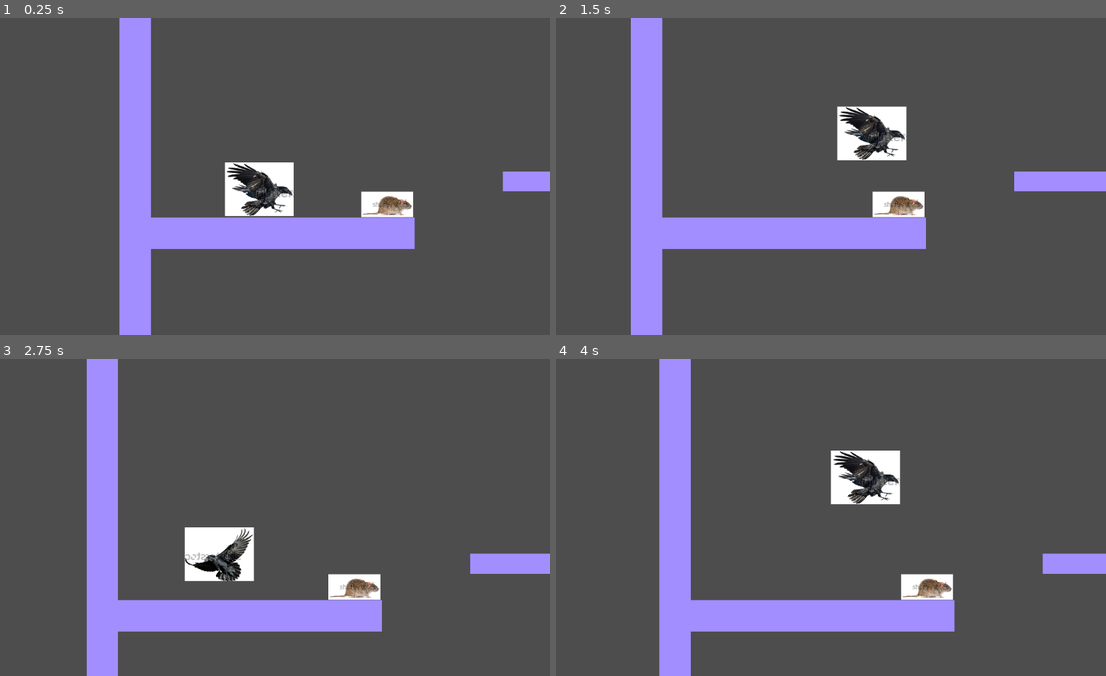
Above: before the commit, frames 1-4 (two rows, left to right).
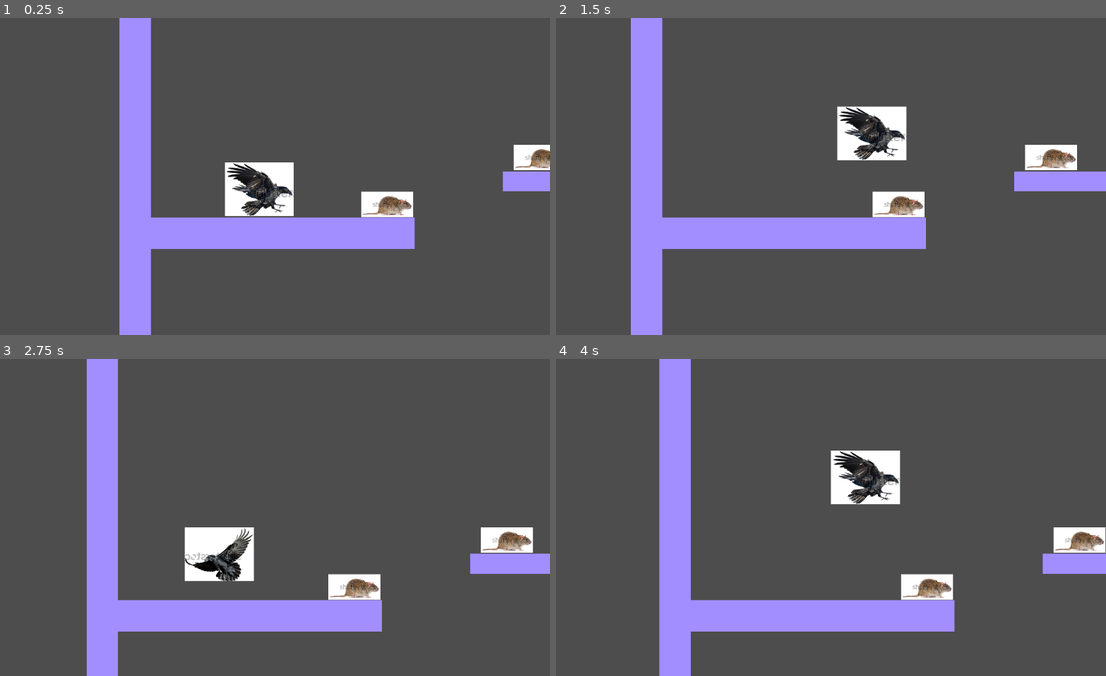
Above: after the commit, the same moments.

Repository: stellarinrin/skong_crow
Game: Godot game, scene res://levels/sandbox.tscn
The game is run twice, just before and just after one commit, with the same random seed, the same clock (stepped at 60 frames per second) and the same inputs.
Inputs:
- Up to frame 1 (0.25 s): no input
- Up to frame 2 (1.5 s): hold Right (ui_right) from 0.53 s (still down); tap X (attack) at 0.6, 1.35 s; tap Z (jump) at 0.77 s
- Up to frame 3 (2.75 s): tap Z (jump) at 1.52 s; release Right (ui_right) at 2.03 s; hold Left (ui_left) from 2.03 s (still down); tap C (dash) at 2.1 s; tap X (attack) at 2.3 s
- Up to frame 4 (4 s): release Left (ui_left) at 2.78 s; hold Right (ui_right) from 2.78 s (still down); tap X (attack) at 2.85, 3.6 s; tap Z (jump) at 3.02, 3.77 s

The runs differ from the first frame. In frame 1, 0.5% of the frame differs, in the area x 93-100%, y 40-48%; in frame 2, 0.7%; in frame 3, 0.7%; in frame 4, 0.8%, in the area x 90-100%, y 53-62%.

Commit message:
Fix hitboxes and attacks

Diff:
--- a/skong-crow/levels/sandbox.tscn
+++ b/skong-crow/levels/sandbox.tscn
@@ -9,9 +9,6 @@
 [node name="BasicPlatform" parent="." instance=ExtResource("1_whpuv")]
 position = Vector2(280, 487)
 scale = Vector2(8.409793, 1)
-
-[node name="Crow" parent="." instance=ExtResource("2_85hcc")]
-position = Vector2(249, 371)
 
 [node name="BasicPlatform2" parent="." instance=ExtResource("1_whpuv")]
 position = Vector2(825, 381)
@@ -34,3 +31,18 @@
 
 [node name="Rat" parent="." instance=ExtResource("3_85hcc")]
 position = Vector2(493, 428)
+
+[node name="Crow" parent="." instance=ExtResource("2_85hcc")]
+position = Vector2(249, 371)
+
+[node name="Rat2" parent="." instance=ExtResource("3_85hcc")]
+position = Vector2(804, 332)
+
+[node name="Rat3" parent="." instance=ExtResource("3_85hcc")]
+position = Vector2(1156, 501)
+
+[node name="Rat4" parent="." instance=ExtResource("3_85hcc")]
+position = Vector2(92, 1329)
+
+[node name="Rat5" parent="." instance=ExtResource("3_85hcc")]
+position = Vector2(459, 857)
--- /dev/null
+++ b/skong-crow/mobs/rat.gd
@@ -0,0 +1,8 @@
+extends CharacterBody2D
+
+func _physics_process(delta: float) -> void:
+	pass
+
+func _on_hurtbox_2d_damaged(damage: float) -> void:
+	await get_tree().create_timer(.2).timeout
+	queue_free()
--- a/skong-crow/mobs/rat.tscn
+++ b/skong-crow/mobs/rat.tscn
@@ -1,19 +1,31 @@
-[gd_scene load_steps=7 format=3 uid="uid://cb4jlyatoqdjb"]
+[gd_scene load_steps=12 format=3 uid="uid://cb4jlyatoqdjb"]
 
+[ext_resource type="Script" uid="uid://ckyff0762c12" path="res://mobs/rat.gd" id="1_0dq7y"]
 [ext_resource type="Texture2D" uid="uid://dqrwv7qofnfc3" path="res://visual_assets/rat_stock1.png" id="1_f0x2r"]
 [ext_resource type="Script" uid="uid://42l3p3sww3l3" path="res://scripts/hitbox_2D.gd" id="2_wq5w1"]
 [ext_resource type="Script" uid="uid://cia2wkk7hcbn8" path="res://scripts/hurtbox_2D.gd" id="3_0dq7y"]
+[ext_resource type="Script" uid="uid://cygpm5ig0qll2" path="res://resources/hitbox_data.gd" id="4_nsx1w"]
+[ext_resource type="Script" uid="uid://c7a3kuwd5uo7b" path="res://resources/hurtbox_data.gd" id="6_tahb6"]
 
 [sub_resource type="RectangleShape2D" id="RectangleShape2D_t5v8o"]
 size = Vector2(69, 42)
 
+[sub_resource type="Resource" id="Resource_b3l8q"]
+script = ExtResource("4_nsx1w")
+metadata/_custom_type_script = "uid://cygpm5ig0qll2"
+
 [sub_resource type="RectangleShape2D" id="RectangleShape2D_cwmpv"]
 size = Vector2(71, 49.5)
+
+[sub_resource type="Resource" id="Resource_av6dy"]
+script = ExtResource("6_tahb6")
+metadata/_custom_type_script = "uid://c7a3kuwd5uo7b"
 
 [sub_resource type="RectangleShape2D" id="RectangleShape2D_nsx1w"]
 size = Vector2(74, 47)
 
 [node name="Rat" type="CharacterBody2D"]
+script = ExtResource("1_0dq7y")
 
 [node name="Sprite2D" type="Sprite2D" parent="."]
 scale = Vector2(0.1595092, 0.1595092)
@@ -27,6 +39,7 @@
 collision_layer = 0
 collision_mask = 2
 script = ExtResource("2_wq5w1")
+hitbox_data = SubResource("Resource_b3l8q")
 
 [node name="CollisionShape2D" type="CollisionShape2D" parent="Hitbox2D"]
 position = Vector2(102, 0)
@@ -39,8 +52,12 @@
 collision_mask = 0
 monitoring = false
 script = ExtResource("3_0dq7y")
+hurtbox_data = SubResource("Resource_av6dy")
 
 [node name="CollisionShape2D" type="CollisionShape2D" parent="Hurtbox2D"]
 position = Vector2(15, 1.5)
 shape = SubResource("RectangleShape2D_nsx1w")
 debug_color = Color(0, 0.6359856, 0.4143833, 0.41960785)
+
+[connection signal="area_entered" from="Hitbox2D" to="Hitbox2D" method="_on_area_entered"]
+[connection signal="damaged" from="Hurtbox2D" to="." method="_on_hurtbox_2d_damaged"]
--- a/skong-crow/player/crow.gd
+++ b/skong-crow/player/crow.gd
@@ -22,6 +22,9 @@
 
 var is_facing_left: bool = false
 var is_clinging: bool = false
+var attack_frames: int = 4
+var attack_frame_count: int = 0
+var is_attacking: bool = false
 
 func _physics_process(delta: float) -> void:
 	handle_input()
@@ -29,6 +32,12 @@
 	velocity.y += gravity
 
 func handle_input() -> void:
+	if is_attacking and attack_frame_count < attack_frames:
+		attack_frame_count += 1
+	else:
+		is_attacking = false
+		attack_frame_count = 0
+
 	#Horizontal Movement
 	var direction = Input.get_axis("ui_left","ui_right")
 
@@ -89,19 +98,26 @@
 		movement_animations.play("glide")
 
 	#Attack
-	if Input.is_action_pressed("ui_up") \
-			and Input.is_action_just_pressed("attack"):
-		attack_animations.play("peck_up")
-	elif Input.is_action_pressed("ui_down") and not is_on_floor() \
-			and not is_on_wall() and Input.is_action_just_pressed("attack"):
-		attack_animations.play("scratch_down")
-	elif Input.is_action_just_pressed("attack") and not is_on_floor() \
-			and not is_on_wall():
-		attack_animations.play("scratch")
-	elif Input.is_action_just_pressed("attack") and is_on_floor():
-		attack_animations.play("peck")
+	if is_attacking:
+		pass
 	else:
-		attack_animations.play("RESET")
+		if Input.is_action_pressed("ui_up") \
+				and Input.is_action_just_pressed("attack"):
+			is_attacking = true
+			attack_animations.play("peck_up")
+		elif Input.is_action_pressed("ui_down") and not is_on_floor() \
+				and not is_on_wall() and Input.is_action_just_pressed("attack"):
+			is_attacking = true
+			attack_animations.play("scratch_down")
+		elif Input.is_action_just_pressed("attack") and not is_on_floor() \
+				and not is_on_wall():
+			is_attacking = true
+			attack_animations.play("scratch")
+		elif Input.is_action_just_pressed("attack") and is_on_floor():
+			is_attacking = true
+			attack_animations.play("peck")
+		else:
+			attack_animations.play("RESET")
 
 	if direction > 0:
 		if not is_facing_left:
--- a/skong-crow/player/crow.tscn
+++ b/skong-crow/player/crow.tscn
@@ -6,59 +6,11 @@
 [ext_resource type="Texture2D" uid="uid://cdieknbdp30pt" path="res://visual_assets/crow_stock3.png" id="4_wpbeh"]
 [ext_resource type="Script" uid="uid://42l3p3sww3l3" path="res://scripts/hitbox_2D.gd" id="5_0v2il"]
 [ext_resource type="Script" uid="uid://cia2wkk7hcbn8" path="res://scripts/hurtbox_2D.gd" id="6_3v3kk"]
+[ext_resource type="Script" uid="uid://cygpm5ig0qll2" path="res://resources/hitbox_data.gd" id="6_p3knt"]
+[ext_resource type="Script" uid="uid://c7a3kuwd5uo7b" path="res://resources/hurtbox_data.gd" id="8_miwmu"]
 
 [sub_resource type="RectangleShape2D" id="RectangleShape2D_nkqc6"]
 size = Vector2(58, 107)
-
-[sub_resource type="Animation" id="Animation_284o5"]
-resource_name = "face_left"
-length = 0.03333667
-loop_mode = 1
-tracks/0/type = "value"
-tracks/0/imported = false
-tracks/0/enabled = true
-tracks/0/path = NodePath("Sprite2D:texture")
-tracks/0/interp = 1
-tracks/0/loop_wrap = true
-tracks/0/keys = {
-"times": PackedFloat32Array(0),
-"transitions": PackedFloat32Array(1),
-"update": 1,
-"values": [ExtResource("1_7v3a5")]
-}
-
-[sub_resource type="Animation" id="Animation_nkqc6"]
-resource_name = "face_right"
-length = 0.03333667
-loop_mode = 1
-tracks/0/type = "value"
-tracks/0/imported = false
-tracks/0/enabled = true
-tracks/0/path = NodePath("Sprite2D:texture")
-tracks/0/interp = 1
-tracks/0/loop_wrap = true
-tracks/0/keys = {
-"times": PackedFloat32Array(0),
-"transitions": PackedFloat32Array(1),
-"update": 1,
-"values": [ExtResource("3_e4e1c")]
-}
-
-[sub_resource type="Animation" id="Animation_0v2il"]
-length = 0.03333667
-loop_mode = 1
-tracks/0/type = "value"
-tracks/0/imported = false
-tracks/0/enabled = true
-tracks/0/path = NodePath("Sprite2D:texture")
-tracks/0/interp = 1
-tracks/0/loop_wrap = true
-tracks/0/keys = {
-"times": PackedFloat32Array(0),
-"transitions": PackedFloat32Array(1),
-"update": 1,
-"values": [ExtResource("4_wpbeh")]
-}
 
 [sub_resource type="RectangleShape2D" id="RectangleShape2D_p3knt"]
 size = Vector2(78.5, 79.75)
@@ -172,6 +124,56 @@
 "transitions": PackedFloat32Array(1),
 "update": 1,
 "values": [false]
+}
+
+[sub_resource type="Animation" id="Animation_nkqc6"]
+resource_name = "face_right"
+length = 0.03333667
+loop_mode = 1
+tracks/0/type = "value"
+tracks/0/imported = false
+tracks/0/enabled = true
+tracks/0/path = NodePath("Sprite2D:texture")
+tracks/0/interp = 1
+tracks/0/loop_wrap = true
+tracks/0/keys = {
+"times": PackedFloat32Array(0),
+"transitions": PackedFloat32Array(1),
+"update": 1,
+"values": [ExtResource("3_e4e1c")]
+}
+
+[sub_resource type="Animation" id="Animation_0v2il"]
+length = 0.03333667
+loop_mode = 1
+tracks/0/type = "value"
+tracks/0/imported = false
+tracks/0/enabled = true
+tracks/0/path = NodePath("Sprite2D:texture")
+tracks/0/interp = 1
+tracks/0/loop_wrap = true
+tracks/0/keys = {
+"times": PackedFloat32Array(0),
+"transitions": PackedFloat32Array(1),
+"update": 1,
+"values": [ExtResource("4_wpbeh")]
+}
+
+[sub_resource type="Animation" id="Animation_284o5"]
+resource_name = "face_left"
+length = 0.03333667
+loop_mode = 1
+tracks/0/type = "value"
+tracks/0/imported = false
+tracks/0/enabled = true
+tracks/0/path = NodePath("Sprite2D:texture")
+tracks/0/interp = 1
+tracks/0/loop_wrap = true
+tracks/0/keys = {
+"times": PackedFloat32Array(0),
+"transitions": PackedFloat32Array(1),
+"update": 1,
+"values": [ExtResource("1_7v3a5")]
 }
 
 [sub_resource type="Animation" id="Animation_p3knt"]
@@ -397,217 +399,6 @@
 &"scratch_down": SubResource("Animation_1h1hi")
 }
 
-[sub_resource type="Animation" id="Animation_i10m4"]
-resource_name = "peck"
-length = 0.016668335
-loop_mode = 1
-step = 0.016666668
-tracks/0/type = "value"
-tracks/0/imported = false
-tracks/0/enabled = true
-tracks/0/path = NodePath("Hitbox2D/CollisionShape2D:disabled")
-tracks/0/interp = 1
-tracks/0/loop_wrap = true
-tracks/0/keys = {
-"times": PackedFloat32Array(0),
-"transitions": PackedFloat32Array(1),
-"update": 1,
-"values": [false]
-}
-tracks/1/type = "value"
-tracks/1/imported = false
-tracks/1/enabled = true
-tracks/1/path = NodePath("Hitbox2D/CollisionShape2D:shape:size")
-tracks/1/interp = 1
-tracks/1/loop_wrap = true
-tracks/1/keys = {
-"times": PackedFloat32Array(0),
-"transitions": PackedFloat32Array(1),
-"update": 0,
-"values": [Vector2(78.5, 79.75)]
-}
-tracks/2/type = "value"
-tracks/2/imported = false
-tracks/2/enabled = true
-tracks/2/path = NodePath("Hitbox2D/CollisionShape2D:position")
-tracks/2/interp = 1
-tracks/2/loop_wrap = true
-tracks/2/keys = {
-"times": PackedFloat32Array(0),
-"transitions": PackedFloat32Array(1),
-"update": 0,
-"values": [Vector2(98.25, -15.125)]
-}
-tracks/3/type = "value"
-tracks/3/imported = false
-tracks/3/enabled = true
-tracks/3/path = NodePath("Peck:visible")
-tracks/3/interp = 1
-tracks/3/loop_wrap = true
-tracks/3/keys = {
-"times": PackedFloat32Array(0),
-"transitions": PackedFloat32Array(1),
-"update": 1,
-"values": [true]
-}
-
-[sub_resource type="Animation" id="Animation_1no31"]
-resource_name = "peck_up"
-length = 0.03333667
-loop_mode = 1
-tracks/0/type = "value"
-tracks/0/imported = false
-tracks/0/enabled = true
-tracks/0/path = NodePath("Hitbox2D/CollisionShape2D:disabled")
-tracks/0/interp = 1
-tracks/0/loop_wrap = true
-tracks/0/keys = {
-"times": PackedFloat32Array(0),
-"transitions": PackedFloat32Array(1),
-"update": 1,
-"values": [false]
-}
-tracks/1/type = "value"
-tracks/1/imported = false
-tracks/1/enabled = true
-tracks/1/path = NodePath("Hitbox2D/CollisionShape2D:shape")
-tracks/1/interp = 1
-tracks/1/loop_wrap = true
-tracks/1/keys = {
-"times": PackedFloat32Array(0),
-"transitions": PackedFloat32Array(1),
-"update": 1,
-"values": [SubResource("RectangleShape2D_p3knt")]
-}
-tracks/2/type = "value"
-tracks/2/imported = false
-tracks/2/enabled = true
-tracks/2/path = NodePath("Hitbox2D/CollisionShape2D:position")
-tracks/2/interp = 1
-tracks/2/loop_wrap = true
-tracks/2/keys = {
-"times": PackedFloat32Array(0),
-"transitions": PackedFloat32Array(1),
-"update": 0,
-"values": [Vector2(5.25, -93.5)]
-}
-tracks/3/type = "value"
-tracks/3/imported = false
-tracks/3/enabled = true
-tracks/3/path = NodePath("PeckUp:visible")
-tracks/3/interp = 1
-tracks/3/loop_wrap = true
-tracks/3/keys = {
-"times": PackedFloat32Array(0),
-"transitions": PackedFloat32Array(1),
-"update": 1,
-"values": [true]
-}
-
-[sub_resource type="Animation" id="Animation_j85k6"]
-resource_name = "scratch"
-length = 0.03333667
-tracks/0/type = "value"
-tracks/0/imported = false
-tracks/0/enabled = true
-tracks/0/path = NodePath("Hitbox2D/CollisionShape2D:shape:size")
-tracks/0/interp = 1
-tracks/0/loop_wrap = true
-tracks/0/keys = {
-"times": PackedFloat32Array(0),
-"transitions": PackedFloat32Array(1),
-"update": 0,
-"values": [Vector2(82.5, 94)]
-}
-tracks/1/type = "value"
-tracks/1/imported = false
-tracks/1/enabled = true
-tracks/1/path = NodePath("Hitbox2D/CollisionShape2D:position")
-tracks/1/interp = 1
-tracks/1/loop_wrap = true
-tracks/1/keys = {
-"times": PackedFloat32Array(0),
-"transitions": PackedFloat32Array(1),
-"update": 0,
-"values": [Vector2(96.25, 13)]
-}
-tracks/2/type = "value"
-tracks/2/imported = false
-tracks/2/enabled = true
-tracks/2/path = NodePath("Hitbox2D/CollisionShape2D:disabled")
-tracks/2/interp = 1
-tracks/2/loop_wrap = true
-tracks/2/keys = {
-"times": PackedFloat32Array(0),
-"transitions": PackedFloat32Array(1),
-"update": 1,
-"values": [false]
-}
-tracks/3/type = "value"
-tracks/3/imported = false
-tracks/3/enabled = true
-tracks/3/path = NodePath("Scratch:visible")
-tracks/3/interp = 1
-tracks/3/loop_wrap = true
-tracks/3/keys = {
-"times": PackedFloat32Array(0),
-"transitions": PackedFloat32Array(1),
-"update": 1,
-"values": [true]
-}
-
-[sub_resource type="Animation" id="Animation_6m43t"]
-resource_name = "scratch_down"
-length = 0.03333667
-tracks/0/type = "value"
-tracks/0/imported = false
-tracks/0/enabled = true
-tracks/0/path = NodePath("Hitbox2D/CollisionShape2D:shape:size")
-tracks/0/interp = 1
-tracks/0/loop_wrap = true
-tracks/0/keys = {
-"times": PackedFloat32Array(0),
-"transitions": PackedFloat32Array(1),
-"update": 0,
-"values": [Vector2(97, 85.25)]
-}
-tracks/1/type = "value"
-tracks/1/imported = false
-tracks/1/enabled = true
-tracks/1/path = NodePath("Hitbox2D/CollisionShape2D:position")
-tracks/1/interp = 1
-tracks/1/loop_wrap = true
-tracks/1/keys = {
-"times": PackedFloat32Array(0),
-"transitions": PackedFloat32Array(1),
-"update": 0,
-"values": [Vector2(-1.5, 91.625)]
-}
-tracks/2/type = "value"
-tracks/2/imported = false
-tracks/2/enabled = true
-tracks/2/path = NodePath("Hitbox2D/CollisionShape2D:disabled")
-tracks/2/interp = 1
-tracks/2/loop_wrap = true
-tracks/2/keys = {
-"times": PackedFloat32Array(0),
-"transitions": PackedFloat32Array(1),
-"update": 1,
-"values": [false]
-}
-tracks/3/type = "value"
-tracks/3/imported = false
-tracks/3/enabled = true
-tracks/3/path = NodePath("Scratch_Down:visible")
-tracks/3/interp = 1
-tracks/3/loop_wrap = true
-tracks/3/keys = {
-"times": PackedFloat32Array(0),
-"transitions": PackedFloat32Array(1),
-"update": 1,
-"values": [true]
-}
-
 [sub_resource type="Animation" id="Animation_j6f7d"]
 length = 0.001
 tracks/0/type = "value"
@@ -695,6 +486,217 @@
 "values": [false]
 }
 
+[sub_resource type="Animation" id="Animation_i10m4"]
+resource_name = "peck"
+length = 0.016668335
+loop_mode = 1
+step = 0.016666668
+tracks/0/type = "value"
+tracks/0/imported = false
+tracks/0/enabled = true
+tracks/0/path = NodePath("Hitbox2D/CollisionShape2D:disabled")
+tracks/0/interp = 1
+tracks/0/loop_wrap = true
+tracks/0/keys = {
+"times": PackedFloat32Array(0),
+"transitions": PackedFloat32Array(1),
+"update": 1,
+"values": [false]
+}
+tracks/1/type = "value"
+tracks/1/imported = false
+tracks/1/enabled = true
+tracks/1/path = NodePath("Hitbox2D/CollisionShape2D:shape:size")
+tracks/1/interp = 1
+tracks/1/loop_wrap = true
+tracks/1/keys = {
+"times": PackedFloat32Array(0),
+"transitions": PackedFloat32Array(1),
+"update": 0,
+"values": [Vector2(78.5, 79.75)]
+}
+tracks/2/type = "value"
+tracks/2/imported = false
+tracks/2/enabled = true
+tracks/2/path = NodePath("Hitbox2D/CollisionShape2D:position")
+tracks/2/interp = 1
+tracks/2/loop_wrap = true
+tracks/2/keys = {
+"times": PackedFloat32Array(0),
+"transitions": PackedFloat32Array(1),
+"update": 0,
+"values": [Vector2(98.25, -15.125)]
+}
+tracks/3/type = "value"
+tracks/3/imported = false
+tracks/3/enabled = true
+tracks/3/path = NodePath("Peck:visible")
+tracks/3/interp = 1
+tracks/3/loop_wrap = true
+tracks/3/keys = {
+"times": PackedFloat32Array(0),
+"transitions": PackedFloat32Array(1),
+"update": 1,
+"values": [true]
+}
+
+[sub_resource type="Animation" id="Animation_1no31"]
+resource_name = "peck_up"
+length = 0.03333667
+loop_mode = 1
+tracks/0/type = "value"
+tracks/0/imported = false
+tracks/0/enabled = true
+tracks/0/path = NodePath("Hitbox2D/CollisionShape2D:disabled")
+tracks/0/interp = 1
+tracks/0/loop_wrap = true
+tracks/0/keys = {
+"times": PackedFloat32Array(0),
+"transitions": PackedFloat32Array(1),
+"update": 1,
+"values": [false]
+}
+tracks/1/type = "value"
+tracks/1/imported = false
+tracks/1/enabled = true
+tracks/1/path = NodePath("Hitbox2D/CollisionShape2D:shape")
+tracks/1/interp = 1
+tracks/1/loop_wrap = true
+tracks/1/keys = {
+"times": PackedFloat32Array(0),
+"transitions": PackedFloat32Array(1),
+"update": 1,
+"values": [SubResource("RectangleShape2D_p3knt")]
+}
+tracks/2/type = "value"
+tracks/2/imported = false
+tracks/2/enabled = true
+tracks/2/path = NodePath("Hitbox2D/CollisionShape2D:position")
+tracks/2/interp = 1
+tracks/2/loop_wrap = true
+tracks/2/keys = {
+"times": PackedFloat32Array(0),
+"transitions": PackedFloat32Array(1),
+"update": 0,
+"values": [Vector2(5.25, -93.5)]
+}
+tracks/3/type = "value"
+tracks/3/imported = false
+tracks/3/enabled = true
+tracks/3/path = NodePath("PeckUp:visible")
+tracks/3/interp = 1
+tracks/3/loop_wrap = true
+tracks/3/keys = {
+"times": PackedFloat32Array(0),
+"transitions": PackedFloat32Array(1),
+"update": 1,
+"values": [true]
+}
+
+[sub_resource type="Animation" id="Animation_j85k6"]
+resource_name = "scratch"
+length = 0.03333667
+tracks/0/type = "value"
+tracks/0/imported = false
+tracks/0/enabled = true
+tracks/0/path = NodePath("Hitbox2D/CollisionShape2D:shape:size")
+tracks/0/interp = 1
+tracks/0/loop_wrap = true
+tracks/0/keys = {
+"times": PackedFloat32Array(0),
+"transitions": PackedFloat32Array(1),
+"update": 0,
+"values": [Vector2(82.5, 94)]
+}
+tracks/1/type = "value"
+tracks/1/imported = false
+tracks/1/enabled = true
+tracks/1/path = NodePath("Hitbox2D/CollisionShape2D:position")
+tracks/1/interp = 1
+tracks/1/loop_wrap = true
+tracks/1/keys = {
+"times": PackedFloat32Array(0),
+"transitions": PackedFloat32Array(1),
+"update": 0,
+"values": [Vector2(96.25, 13)]
+}
+tracks/2/type = "value"
+tracks/2/imported = false
+tracks/2/enabled = true
+tracks/2/path = NodePath("Hitbox2D/CollisionShape2D:disabled")
+tracks/2/interp = 1
+tracks/2/loop_wrap = true
+tracks/2/keys = {
+"times": PackedFloat32Array(0),
+"transitions": PackedFloat32Array(1),
+"update": 1,
+"values": [false]
+}
+tracks/3/type = "value"
+tracks/3/imported = false
+tracks/3/enabled = true
+tracks/3/path = NodePath("Scratch:visible")
+tracks/3/interp = 1
+tracks/3/loop_wrap = true
+tracks/3/keys = {
+"times": PackedFloat32Array(0),
+"transitions": PackedFloat32Array(1),
+"update": 1,
+"values": [true]
+}
+
+[sub_resource type="Animation" id="Animation_6m43t"]
+resource_name = "scratch_down"
+length = 0.03333667
+tracks/0/type = "value"
+tracks/0/imported = false
+tracks/0/enabled = true
+tracks/0/path = NodePath("Hitbox2D/CollisionShape2D:shape:size")
+tracks/0/interp = 1
+tracks/0/loop_wrap = true
+tracks/0/keys = {
+"times": PackedFloat32Array(0),
+"transitions": PackedFloat32Array(1),
+"update": 0,
+"values": [Vector2(97, 85.25)]
+}
+tracks/1/type = "value"
+tracks/1/imported = false
+tracks/1/enabled = true
+tracks/1/path = NodePath("Hitbox2D/CollisionShape2D:position")
+tracks/1/interp = 1
+tracks/1/loop_wrap = true
+tracks/1/keys = {
+"times": PackedFloat32Array(0),
+"transitions": PackedFloat32Array(1),
+"update": 0,
+"values": [Vector2(-1.5, 91.625)]
+}
+tracks/2/type = "value"
+tracks/2/imported = false
+tracks/2/enabled = true
+tracks/2/path = NodePath("Hitbox2D/CollisionShape2D:disabled")
+tracks/2/interp = 1
+tracks/2/loop_wrap = true
+tracks/2/keys = {
+"times": PackedFloat32Array(0),
+"transitions": PackedFloat32Array(1),
+"update": 1,
+"values": [false]
+}
+tracks/3/type = "value"
+tracks/3/imported = false
+tracks/3/enabled = true
+tracks/3/path = NodePath("Scratch_Down:visible")
+tracks/3/interp = 1
+tracks/3/loop_wrap = true
+tracks/3/keys = {
+"times": PackedFloat32Array(0),
+"transitions": PackedFloat32Array(1),
+"update": 1,
+"values": [true]
+}
+
 [sub_resource type="AnimationLibrary" id="AnimationLibrary_j6f7d"]
 _data = {
 &"RESET": SubResource("Animation_j6f7d"),
@@ -704,6 +706,14 @@
 &"scratch_down": SubResource("Animation_6m43t")
 }
 
+[sub_resource type="Resource" id="Resource_5iq56"]
+script = ExtResource("6_p3knt")
+metadata/_custom_type_script = "uid://cygpm5ig0qll2"
+
+[sub_resource type="Resource" id="Resource_1h1hi"]
+script = ExtResource("8_miwmu")
+metadata/_custom_type_script = "uid://c7a3kuwd5uo7b"
+
 [sub_resource type="RectangleShape2D" id="RectangleShape2D_miwmu"]
 size = Vector2(103, 83)
 
@@ -741,6 +751,7 @@
 collision_mask = 4
 monitorable = false
 script = ExtResource("5_0v2il")
+hitbox_data = SubResource("Resource_5iq56")
 
 [node name="CollisionShape2D" type="CollisionShape2D" parent="Hitbox2D"]
 position = Vector2(98.25, -15.125)
@@ -753,6 +764,7 @@
 collision_mask = 0
 monitoring = false
 script = ExtResource("6_3v3kk")
+hurtbox_data = SubResource("Resource_1h1hi")
 
 [node name="CollisionShape2D" type="CollisionShape2D" parent="Hurtbox2D"]
 position = Vector2(-8.5, -9.5)
@@ -800,3 +812,5 @@
 [node name="PeckUp" type="Polygon2D" parent="."]
 visible = false
 polygon = PackedVector2Array(-27, -60, -23, -95, 29, -129, 10, -79, -5, -54)
+
+[connection signal="area_entered" from="Hitbox2D" to="Hitbox2D" method="_on_area_entered"]
--- a/skong-crow/scripts/hitbox_2D.gd
+++ b/skong-crow/scripts/hitbox_2D.gd
@@ -5,18 +5,17 @@
 
 @export var hitbox_data : HitboxData
 var hurtbox : Area2D
-var is_timeout : bool = false
 var total_damage : float
 
 func _process(_delta: float) -> void:
-	if has_overlapping_areas() and is_timeout:
+	if has_overlapping_areas():
 		hit(hurtbox)
-		is_timeout = false
 
 ## Send the damage to the hurtbox when called and call the hurt() function.
 func hit(hurt_area: Hurtbox2D) -> void:
-	total_damage = hitbox_data.base_damage * hitbox_data.damage_multiplier \
-			+ hitbox_data.damage_modifier
+	#total_damage = hitbox_data.base_damage * hitbox_data.damage_multiplier \
+			#+ hitbox_data.damage_modifier
+	total_damage = hitbox_data.base_damage
 
 	## Signals that the hit connected and the damage dealt with a minimum of 0.
 	hit_landed.emit(max(0, total_damage - hurt_area.total_defence))
@@ -28,6 +27,3 @@
 func _on_area_entered(area2D: Area2D) -> void:
 	hurtbox = area2D
 	hit(area2D)
-
-func _on_timer_timeout() -> void:
-	is_timeout = true # Replace with function body.
--- a/skong-crow/scripts/hurtbox_2D.gd
+++ b/skong-crow/scripts/hurtbox_2D.gd
@@ -8,6 +8,6 @@
 
 ## Signals that damage was taken and how much was taken with a minimum of 0.
 func hurt(hit_area: Hitbox2D) -> void:
-	total_defence = hurtbox_data.base_defence * hurtbox_data.defence_multiplier \
-			+ hurtbox_data.defence_modifier
+	#total_defence = hurtbox_data.base_defence * hurtbox_data.defence_multiplier \
+			#+ hurtbox_data.defence_modifier
 	damaged.emit(max(0, hit_area.total_damage - total_defence))
Not shown, added: skong-crow/mobs/rat.gd.uid
Not shown: 1 places in skong-crow/player/crow.tscn that only renumber resources
